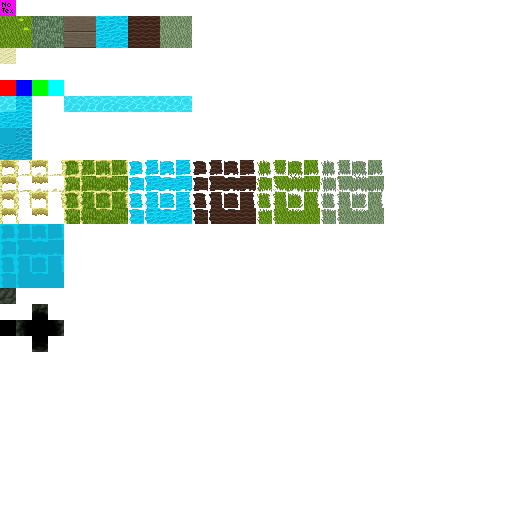
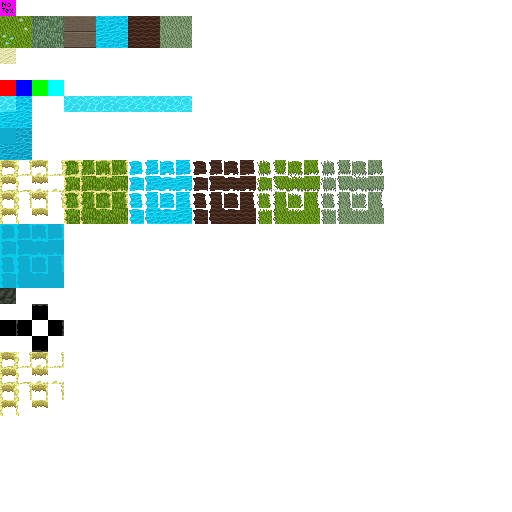
Comparing the layer stacks of the two 512 × 512 images. Changes:
removed layer "Layer 112" over left=2, top=18, right=384, bottom=352
added layer "Layer 117" above "Layer 118" over left=0, top=18, right=384, bottom=416
